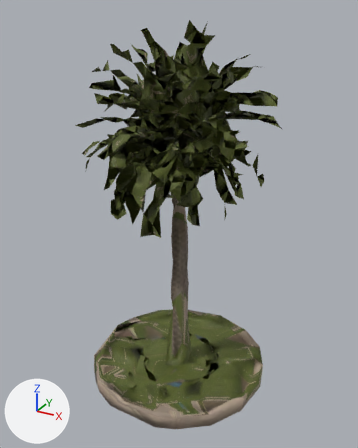
Before and after pictures for a commit that changed the glTF model dist/assets/props/palmbase_lod1.glb.
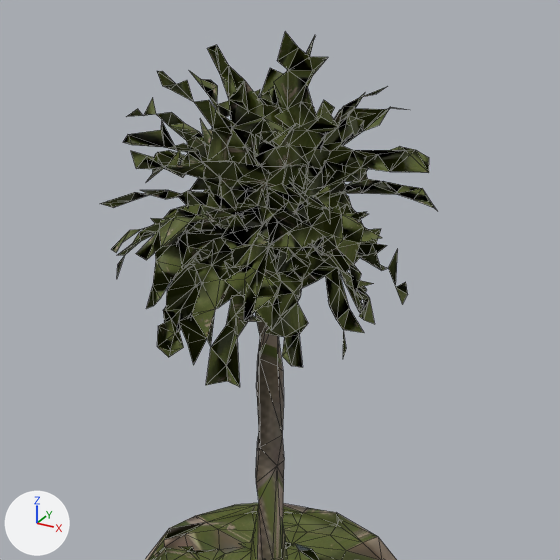
The first picture shows the older version from a 50 mm camera at (1.119, -2.038, 0.965) aimed at (0.001, -0.005, -0.052). The close-ups show the older and then the newer version on the part from 4% to 100% of the width and 0% to 77% of the height of that picture. Only the edits that show in the close-ups are written down. Every picture has the same lights, and +X, +Y and +Z are marked at lower left. The close-ups show mesh edges as thin lines. Where no turn or scale is listed for an object, it has been applied to the vertices.
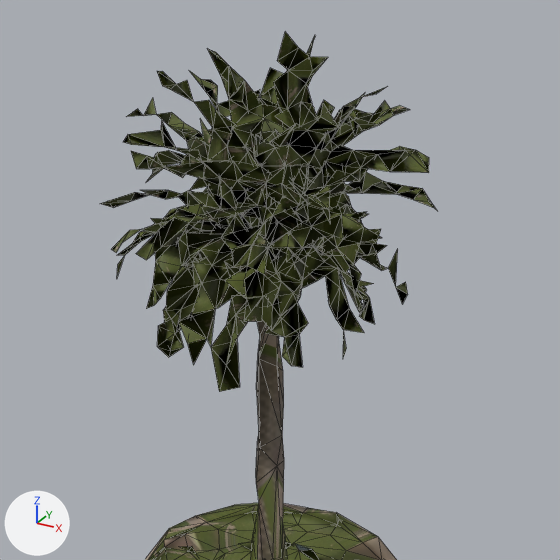
Changed parts and their boxes [x1, y1, x2, y2] in the close-ups (560 x 560 px; the box of a moved part takes in the faces that stretch with it):
part 1 of me_mesh_0, moved or reshaped
    before: [159, 36, 388, 387]
    after: [177, 36, 410, 392]
part 2 of me_mesh_0, moved or reshaped
    before: [218, 525, 307, 554]
    after: [218, 529, 254, 554]
part 3 of me_mesh_0, surface changed
    both: [211, 111, 388, 364]

The change, as a diff of the scene's bpy script:
```diff
--- a/dist/assets/props/palmbase_lod1.glb.py
+++ b/dist/assets/props/palmbase_lod1.glb.py
@@ me_mesh_0 @@
 # used by ob_mesh_0; location = (-0.027, -0.002, -0.017)
-me_mesh_0.from_pydata(...)  # 1398 vertices, 3776 faces; spans x -0.51..0.51, y -0.54..0.54, z -0.93..0.93
+me_mesh_0.from_pydata(...)  # 1369 vertices, 3691 faces; spans x -0.51..0.51, y -0.54..0.54, z -0.93..0.93
+# me_mesh_0 part 1: 3 vertices moved from x 0.04..0.3, y -0.27..0.21, z 0.18..0.73 to x 0.07..0.3, y -0.28..0.24, z 0.15..0.7; 55 vertices removed from x -0.3..0.25, y -0.44..0.3, z 0.03..0.9; 27 vertices added at x -0.06..0.28, y -0.42..0.35, z 0.0..0.88
+# me_mesh_0 part 2: 2 vertices removed from x -0.14..-0.01, y 0.15..0.28, z -0.88..-0.86; 1 vertex added at x -0.13, y 0.18, z -0.88
+# me_mesh_0 part 3: 15 kept faces spanning x 0.01..0.33, y -0.35..0.31, z 0.09..0.72 get new texture (UV) coordinates
 me_mesh_0.materials.append(mat_material)
```
